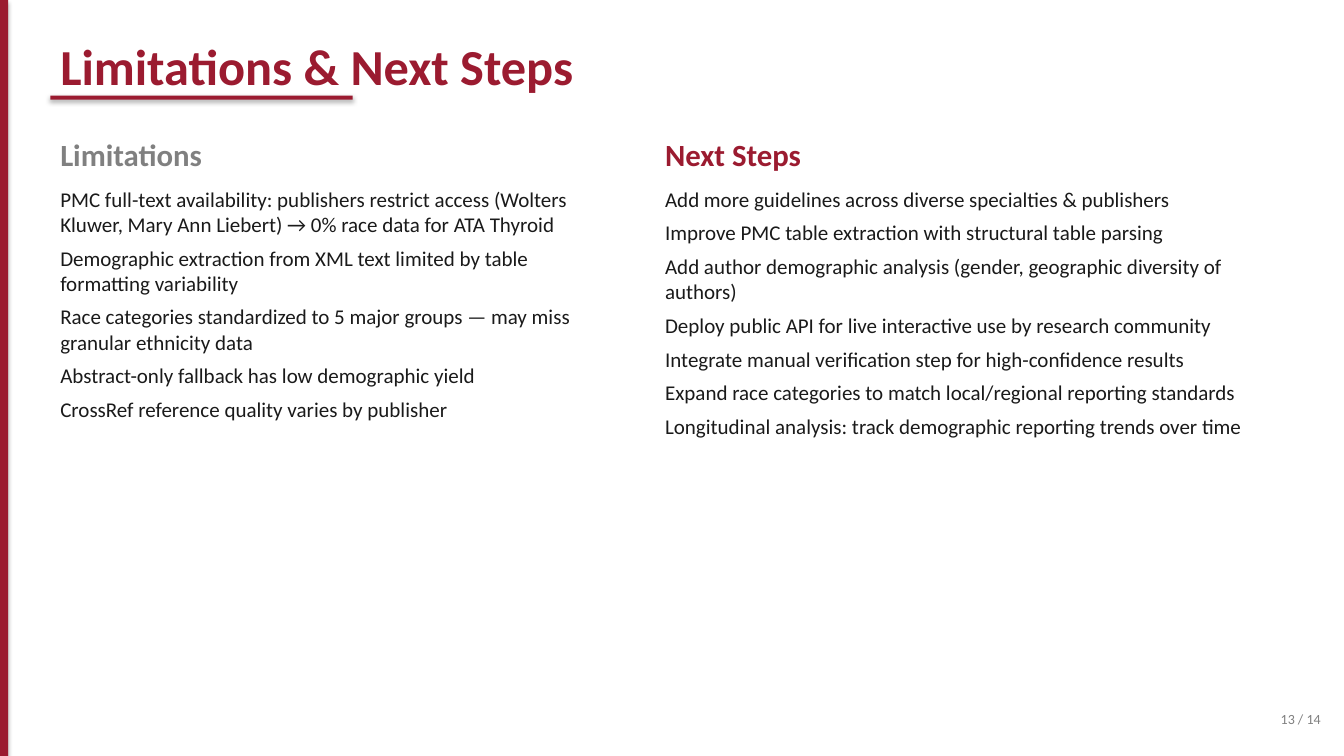
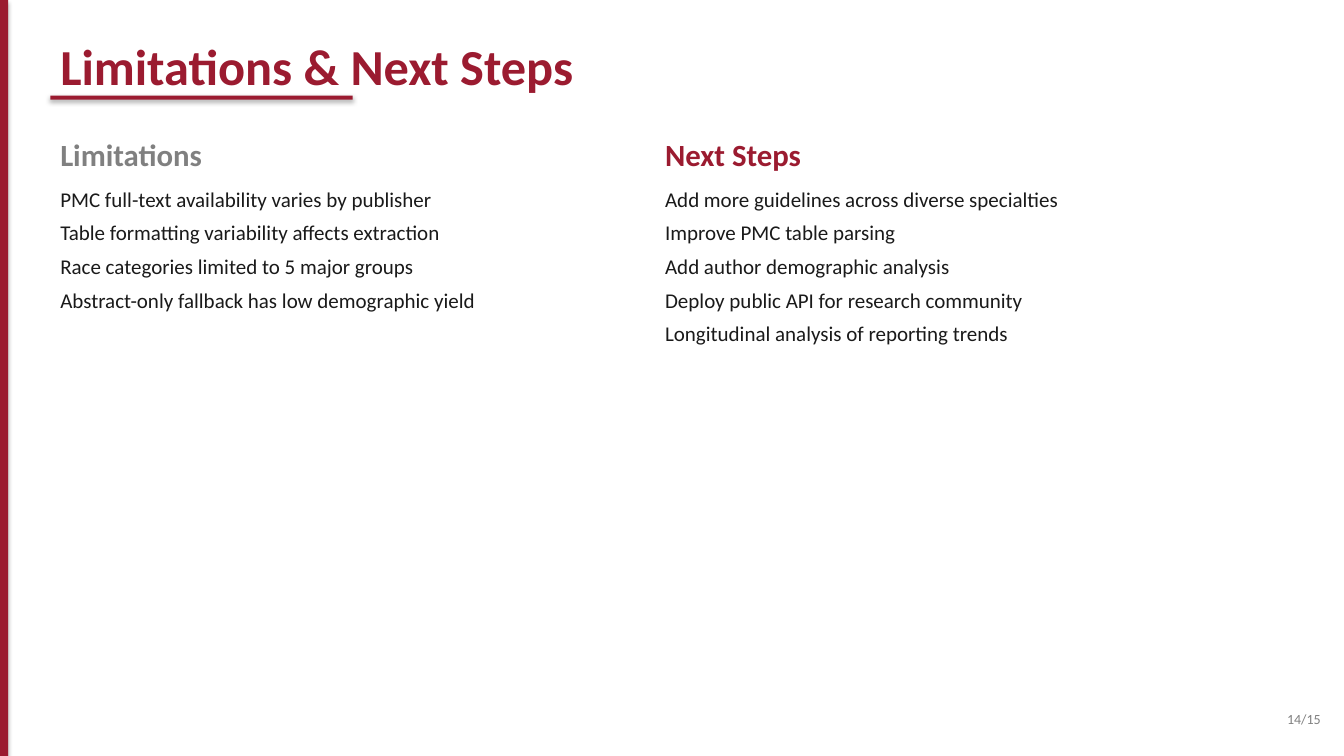
Before and after one commit to duckyquang/RADAR, a slide deck: slide 14 of RADAR_Presentation.pptx (slide 13 before the commit). Drawn at 1344x756 pixels with LibreOffice and Linux fonts; fonts in the diff are those of the drawing. Boxes give left, top, right and bottom in pixels: in the first picture for what was removed or moved away, otherwise in the second. Text is boxed around its words. In the diff, an @@ line names an element or a change of style, - is before the commit and + after.

```diff
--- a/RADAR_Presentation.pptx
+++ b/RADAR_Presentation.pptx
@@ text at <box>60,192,439,278</box>: text changed @@
-PMC full-text availability: publishers restrict access (Wolters Kluwer, Mary Ann Liebert) → 0% race data for ATA Thyroid
-Demographic extraction from XML text limited by table formatting variability
-Race categories standardized to 5 major groups — may miss granular ethnicity data
+PMC full-text availability varies by publisher
+Table formatting variability affects extraction
+Race categories limited to 5 major groups
@@ text at <box>665,192,1058,345</box>: text changed @@
-Add more guidelines across diverse specialties & publishers
-Improve PMC table extraction with structural table parsing
-Add author demographic analysis (gender, geographic diversity of authors)
-Deploy public API for live interactive use by research community
-Integrate manual verification step for high-confidence results
-Expand race categories to match local/regional reporting standards
-Longitudinal analysis: track demographic reporting trends over time
+Add more guidelines across diverse specialties
+Improve PMC table parsing
+Add author demographic analysis
+Deploy public API for research community
+Longitudinal analysis of reporting trends
@@ text at <box>60,402,447,421</box>: paragraph removed @@
-CrossRef reference quality varies by publisher
@@ text at <box>1287,714,1321,725</box>: text changed @@
-13 / 14
+14/15
```
Also in this commit, not shown: 13 other slides changed, 1 slide added.
